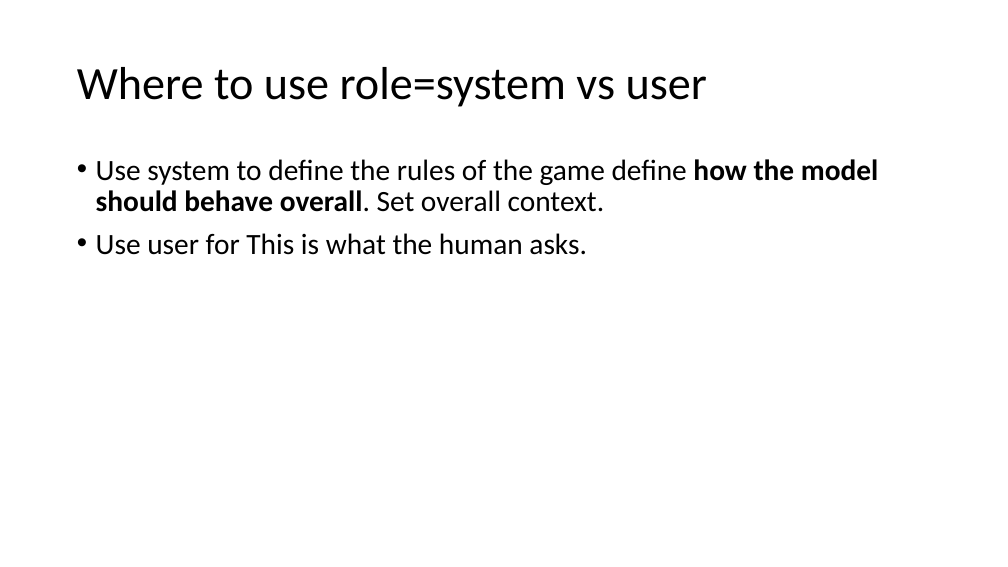
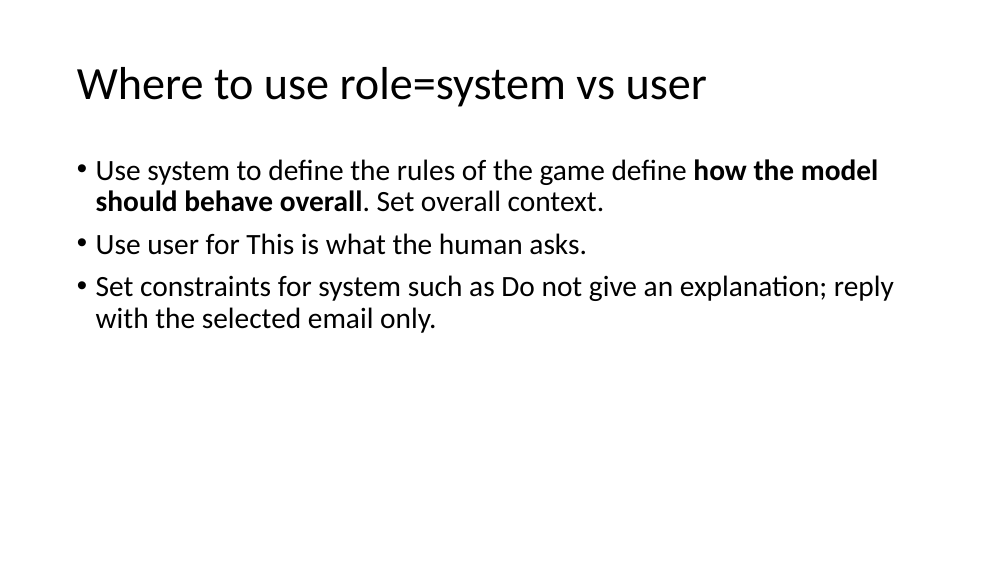
Before and after one commit to kindaichinisan/agents, a slide deck: slide 28 of wj_folder/AI Engineer Agentic Track.pptx. Drawn at 1008x567 pixels with LibreOffice and Linux fonts; fonts in the diff are those of the drawing. Boxes give left, top, right and bottom in pixels: in the first picture for what was removed or moved away, otherwise in the second. Text is boxed around its words. In the diff, an @@ line names an element or a change of style, - is before the commit and + after.

```diff
--- a/wj_folder/AI Engineer Agentic Track.pptx
+++ b/wj_folder/AI Engineer Agentic Track.pptx
@@ text at bbox=[96, 275, 894, 333]: paragraph added @@
+• Set constraints for system such as Do not give an explanation; reply with the selected email only.
```
Also in this commit, not shown: 1 other slide changed, 15 slides added, 3 other files.
